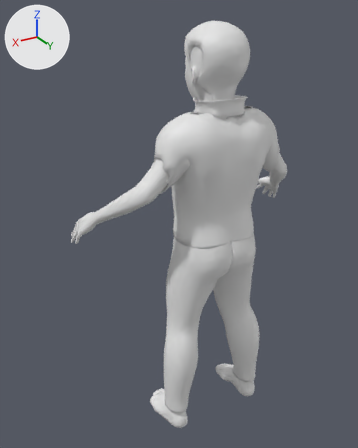
Before and after pictures for a commit that changed the glTF model corpos/corpo-crianca-m-magro.glb.
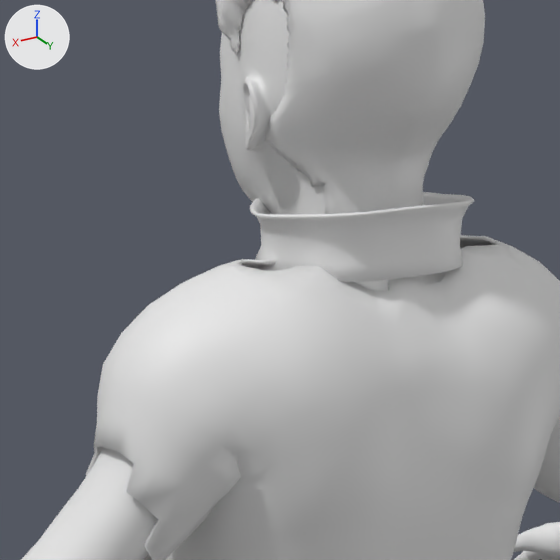
Each version is shown whole from a 50 mm lens placed at (1.162, 1.739, 0.955), pointed at (0.081, -0.062, 0.055), then close up on the part from 37% to 75% of the width and 11% to 41% of the height. Arrows for +X, +Y and +Z are at upper left; the lights stay in place. The last two pictures show the newer version.

In view in the first close-up: 'cabelo', 'camiseta', 'gola', 'pele'.
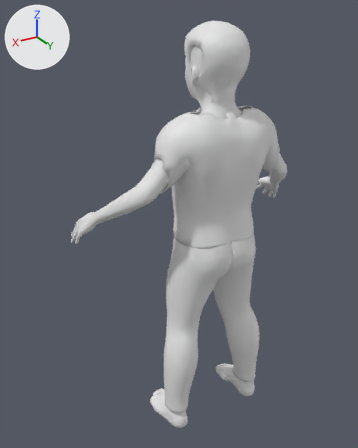
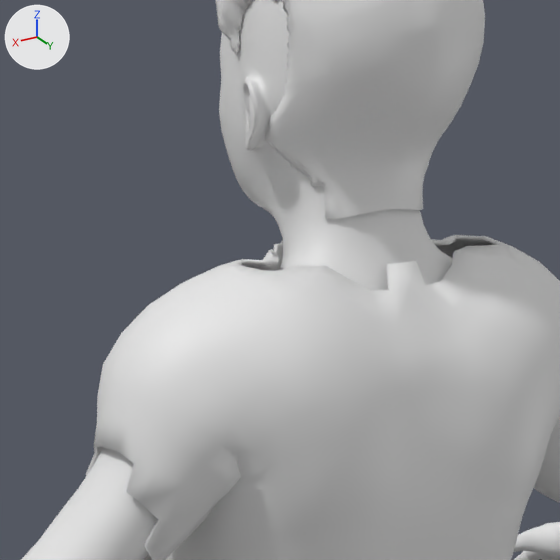
Patch to the scene script:
```diff
--- a/corpos/corpo-crianca-m-magro.glb.py
+++ b/corpos/corpo-crianca-m-magro.glb.py
@@ ob_gola @@
-ob_gola = bpy.data.objects.new('gola', me_gola_003)
-ob_gola.location = (0.0, 0.0, 0.0)
```

Boxes [x1, y1, x2, y2] around the edits, measured in the close-ups (560 x 560 px):
'gola', deleted: before [250, 192, 475, 282]
